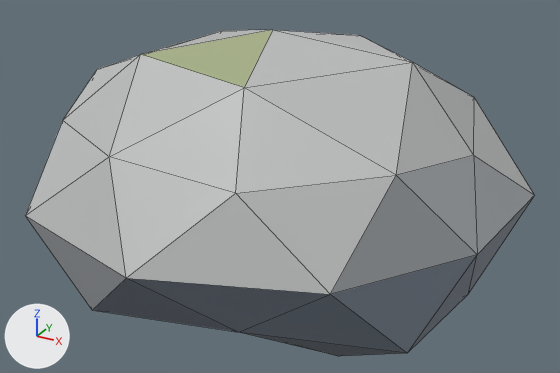
One commit to the glTF model assets/models/style/boulder_a.glb: the scene before it, then after it.
One viewpoint serves both versions: a 50 mm lens placed at (1.429, -2.542, 1.56), pointed at (0.037, -0.01, 0.294). The lights are fixed; the arrows at lower left show +X, +Y and +Z. The first picture is the older version. Mesh edges are drawn as thin lines. Vertices at exactly the same position are counted once.

The scene before the commit, as lines of its bpy script (objects in view):
```python
me_boulder_a = bpy.data.meshes.new('boulder_a')
me_boulder_a.from_pydata(...)  # 42 vertices, 80 faces; spans x -0.91..0.97, y -0.93..0.93, z -0.22..0.93
me_boulder_a.materials.append(mat_defaultmaterial)
ob_boulder_a = bpy.data.objects.new('boulder_a', me_boulder_a)
ob_boulder_a.location = (0.0, 0.0, 0.0)
```
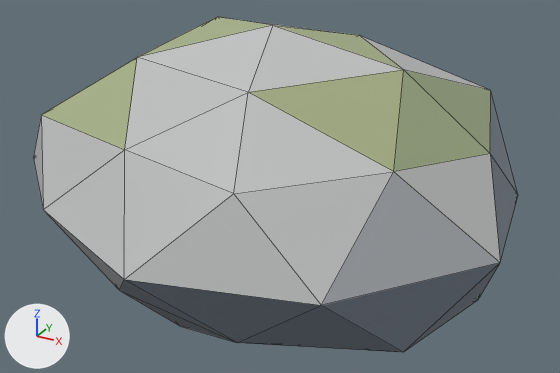
Location of each change, (x1, y1, x2, y2) in pixels of the pictures (560 x 373 px; the box of a moved part takes in the faces that stretch with it):
'boulder_a', reshaped, recoloured: before (26, 30, 534, 356); after (33, 17, 518, 352)
part 1 of me_boulder_a, moved or reshaped: before (26, 30, 534, 356); after (33, 17, 518, 352)
part 2 of me_boulder_a, recoloured: before (93, 196, 534, 353); after (120, 263, 500, 352)
part 3 of me_boulder_a, recoloured: before (27, 155, 477, 310); after (46, 154, 500, 305)
part 4 of me_boulder_a, recoloured: before (474, 156, 534, 255); after (490, 154, 518, 262)
part 5 of me_boulder_a, recoloured: before (26, 30, 411, 294); after (33, 17, 489, 305)
part 6 of me_boulder_a, recoloured: before (63, 30, 534, 195); after (42, 17, 518, 194)

The change, as a diff of the scene's bpy script:
```diff
--- a/assets/models/style/boulder_a.glb.py
+++ b/assets/models/style/boulder_a.glb.py
@@ me_boulder_a @@
 # used by ob_boulder_a; location = (0.0, 0.0, 0.0)
-me_boulder_a.from_pydata(...)  # 42 vertices, 80 faces; spans x -0.91..0.97, y -0.93..0.93, z -0.22..0.93
+me_boulder_a.from_pydata(...)  # 42 vertices, 80 faces; spans x -1.01..0.99, y -0.94..0.88, z -0.24..0.94
+# me_boulder_a part 1: 42 of 42 vertices moved; they spanned x -0.91..0.97, y -0.93..0.93, z -0.22..0.93 and now span x -1.01..0.99, y -0.94..0.88, z -0.24..0.94; mean shift (0.0, 0.0, 0.01)
+# me_boulder_a part 2: 30 faces centred in x -0.72..0.91, y -0.8..0.8, z -0.21..0.43 are repainted in the vertex colours; the middle colour goes from greyish blue #727c89 to greyish blue #717b87
+# me_boulder_a part 3: 11 faces centred in x -0.89..0.8, y -0.83..0.84, z 0.22..0.68 are repainted in the vertex colours; the middle colour goes from grey #a1a6a9 to grey #a6aaae
+# me_boulder_a part 4: 7 faces centred in x -0.83..0.9, y -0.66..0.64, z 0.13..0.52 are repainted in the vertex colours; the middle colour goes from grey #9b9fa3 to grey #798390
+# me_boulder_a part 5: 18 faces centred in x -0.83..0.52, y -0.8..0.68, z 0.41..0.88 are repainted in the vertex colours; the middle colour goes from grey #bcbebe to light grey #bfc0c0
+# me_boulder_a part 6: 8 faces centred in x -0.67..0.81, y -0.47..0.26, z 0.51..0.88 are repainted in the vertex colours; the middle colour goes from light grey #bfc0c0 to greyish green #a4af85
 me_boulder_a.materials.append(mat_defaultmaterial)
```
